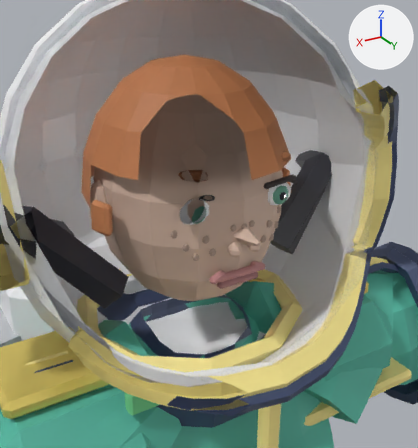
An edit to the glTF model assets/models/char_sira.glb, drawn before and after from the same camera.
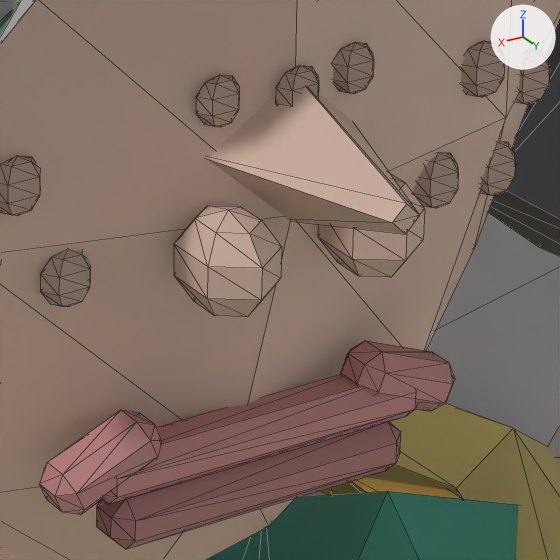
There are two pictures of each version: one from a 50 mm camera at (0.1362, 0.2706, 0.9456) aimed at (0.0117, 0.0631, 0.8418), one close up on the part from 49% to 67% of the width and 48% to 65% of the height. Arrows for +X, +Y and +Z are at upper right; the lights stay in place. The older version's two pictures come first. The close-ups show mesh edges as thin lines. Everything nearer to the camera than a plane just in front of the edit is cut away. Where no turn or scale is listed for an object, it has been applied to the vertices. Vertices at exactly the same position are counted once.

Script lines for the objects in view, before the commit:
```python
me_cube_001 = bpy.data.meshes.new('Cube.001')
me_cube_001.from_pydata(...)  # 1305 vertices, 2570 faces; spans x -0.418..0.418, y -0.032..0.112, z 0.528..0.781
# faces by material slot: [1379, 1156, 35]
me_cube_001.materials.append(mat_sira_suit)  # cyan #59bca6
me_cube_001.materials.append(mat_sira_glove)  # cyan #5bbfa9
me_cube_001.materials.append(mat_dark)  # dark blue #3f4b6c
me_cube_012 = bpy.data.meshes.new('Cube.012')
me_cube_012.from_pydata(...)  # 72 vertices, 132 faces; spans x -0.0153..0.0153, y 0.0682..0.0722, z 0.8149..0.8204
me_cube_012.materials.append(mat_sira_lip)  # pink #c48989
me_hd = bpy.data.meshes.new('hd')
me_hd.from_pydata(...)  # 242 vertices, 460 faces; spans x -0.0517..0.0517, y -0.0314..0.0859, z 0.7836..0.9044
me_hd.materials.append(mat_sira_skin)  # beige #dabcaa
ob_head_sira_skin = bpy.data.objects.new('Head_sira_skin', me_hd)
ob_head_sira_skin.location = (0.0, 0.0, 0.0)
ob_jaw_sira_lip = bpy.data.objects.new('Jaw_sira_lip', me_cube_012)
ob_jaw_sira_lip.location = (0.0, 0.0, 0.0)
ob_medieval_body_suit = bpy.data.objects.new('Medieval_Body_suit', me_cube_001)
ob_medieval_body_suit.location = (0.0, 0.0, 0.0)
# also in view: 'Chest_black' at (0.0, -0.0045, 0.8237); 'Neck_sira_trim' at (0.0, 0.0213, 0.773); 'Jaw_sira_lip2' at (0.0, 0.0702, 0.8133); 'Head_freck' at (0.0, 0.0679, 0.8354); 'Head_sira_helm' at (0.0, 0.0128, 0.844)
```
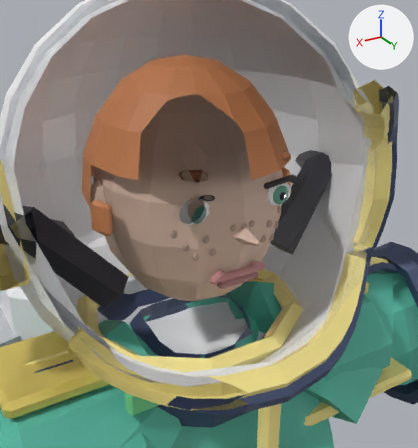
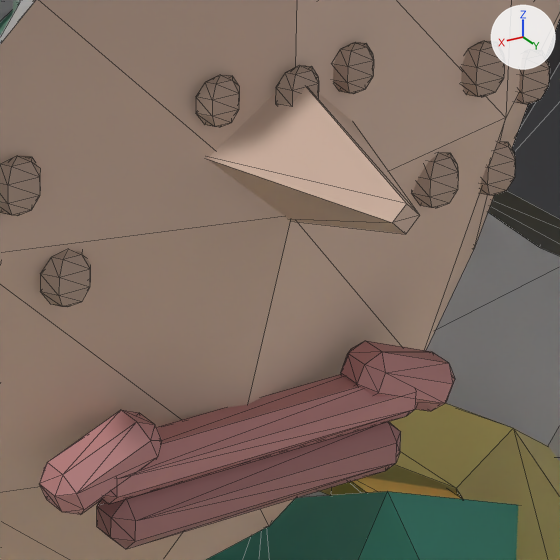
Where the change shows, as pixel boxes (x1, y1, x2, y2) in the close-ups (560 x 560 px):
part 1 of me_hd, deleted (beige)
    before: (318, 173, 425, 277)
part 2 of me_hd, deleted (beige)
    before: (174, 206, 282, 317)

What the commit changed:
me_hd is used by ob_head_sira_skin; location (0.0, 0.0, 0.0).
me_hd had 242 vertices, 460 faces and spanned x -0.0517..0.0517, y -0.0314..0.0859, z 0.7836..0.9044.
me_hd now has 190 vertices, 364 faces and spans x -0.0517..0.0517, y -0.0314..0.0859, z 0.7836..0.9044.
me_hd part 1: the loose piece of 26 vertices spanning x -0.008..-0.0027, y 0.0712..0.0787, z 0.8286..0.8356 is deleted.
me_hd part 2: the loose piece of 26 vertices spanning x 0.0027..0.008, y 0.0712..0.0787, z 0.8286..0.8356 is deleted.
